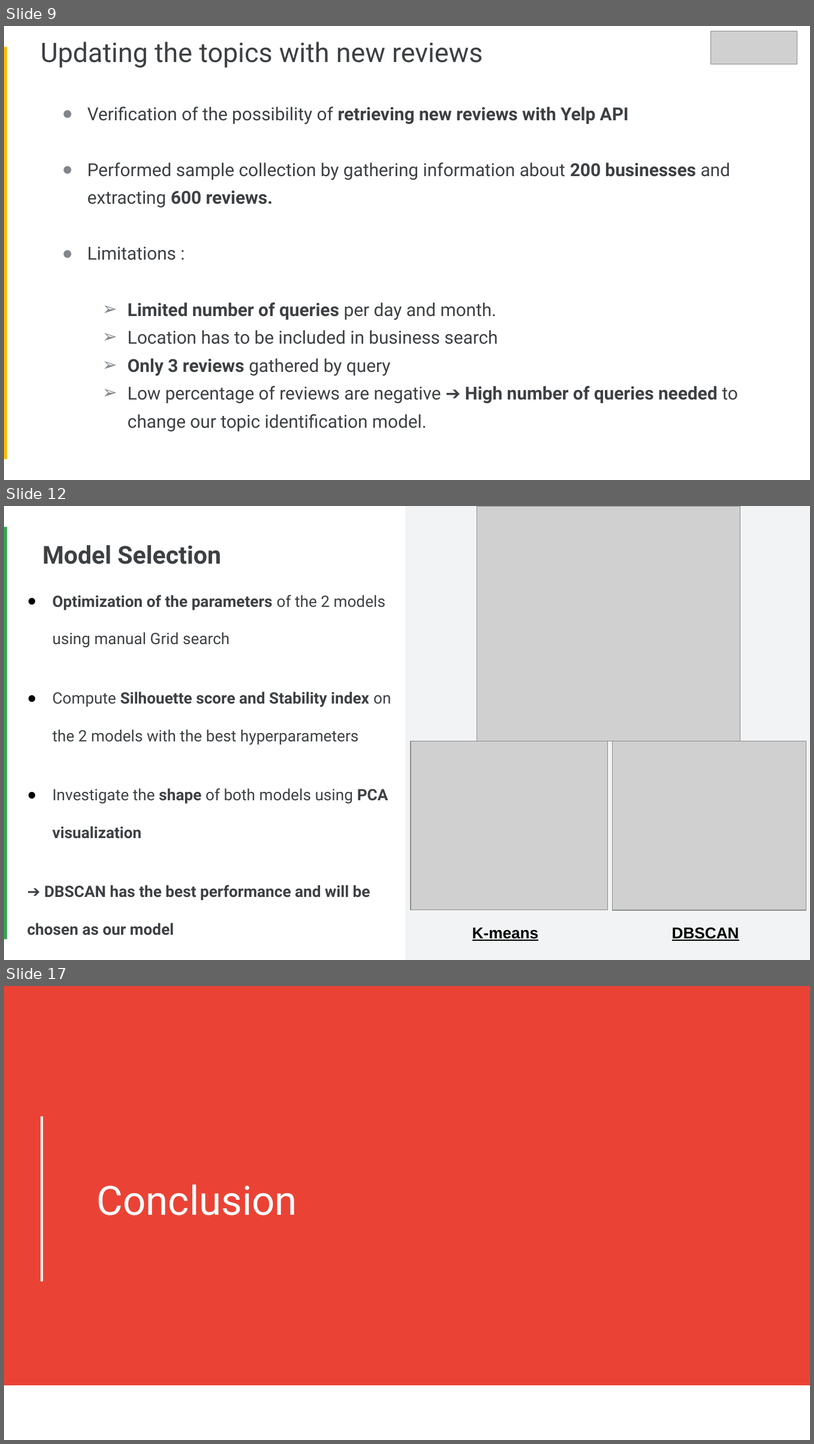
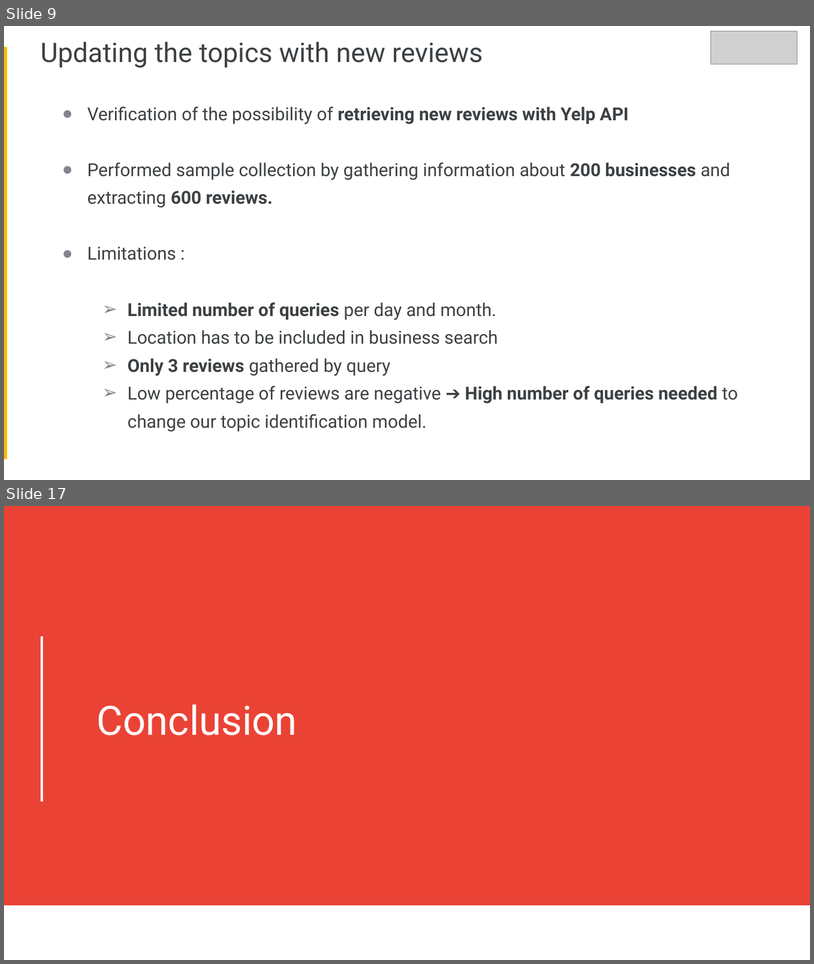
Before and after one commit to Faskill/Yelp-Reviews-Topic-Identification-and-Image-Classification, a slide deck: P6_03_Presentation.pptx. Shown one above the other, each under a label of ours: slides 9, 12 and 17 before the commit, slides 9 and 17 after it; the slides between them are not shown. The pictures are 814x1444 and 814x964 pixels, drawn with LibreOffice and Linux fonts; fonts in the diff are those of the drawing; grey boxes stand for pictures. Boxes give left, top, right and bottom in pixels: in the first picture for what was removed or moved away, otherwise in the second. Text is boxed around its words. In the diff, an @@ line names an element or a change of style, - is before the commit and + after.

```diff
--- a/P6_03_Presentation.pptx
+++ b/P6_03_Presentation.pptx
@@ slide 12 removed at [4,506,810,960], background #FFFFFF @@
@@ rectangle removed at [405,506,810,959] @@
@@ picture removed at [477,506,740,741] @@
@@ rectangle removed at [4,527,7,939] @@
@@ title removed at [42,545,221,564] @@
-Model Selection
@@ text removed at [44,595,391,900] @@
-● Optimization of the parameters of the 2 models using manual Grid search
-● Compute Silhouette score and Stability index on the 2 models with the best hyperparameters
-● Investigate the shape of both models using PCA visualization
-➔ DBSCAN has the best performance and will be chosen as our model
@@ picture removed at [411,741,608,910] @@
@@ picture removed at [613,741,806,910] @@
@@ text removed at [473,927,539,940] @@
-K-means
@@ text removed at [672,927,740,940] @@
-DBSCAN
```
Also in this commit, not shown: 6 slides changed, 6 slides added, 5 other slides removed.
